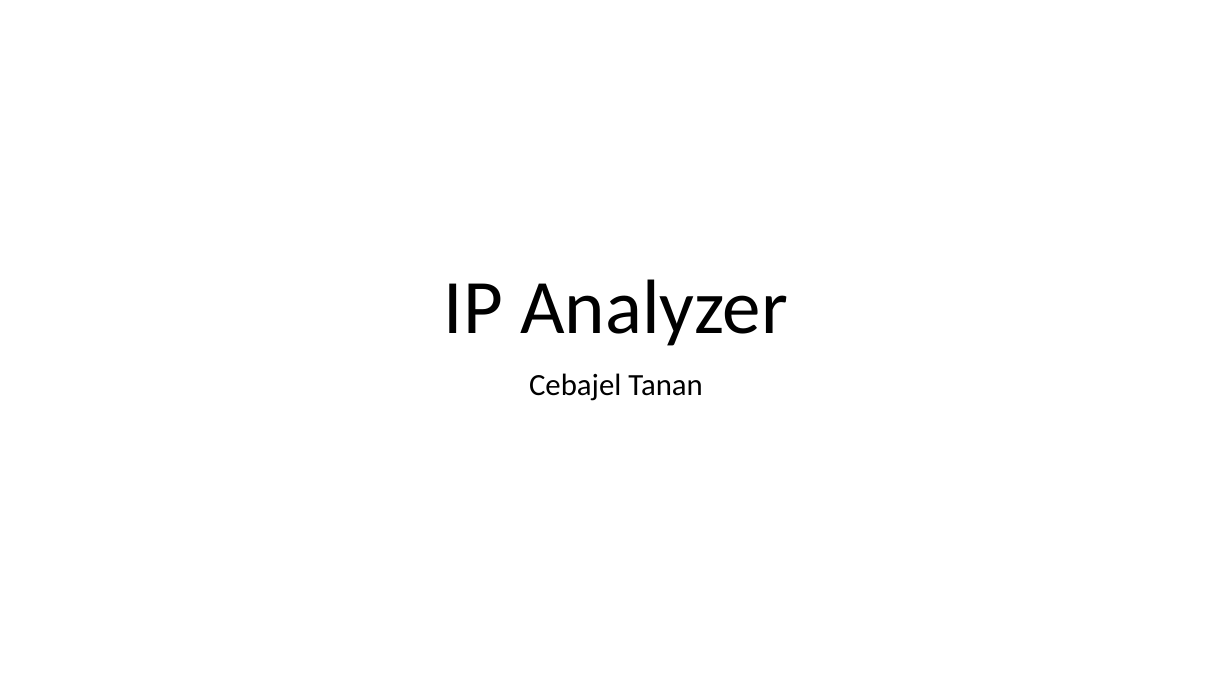
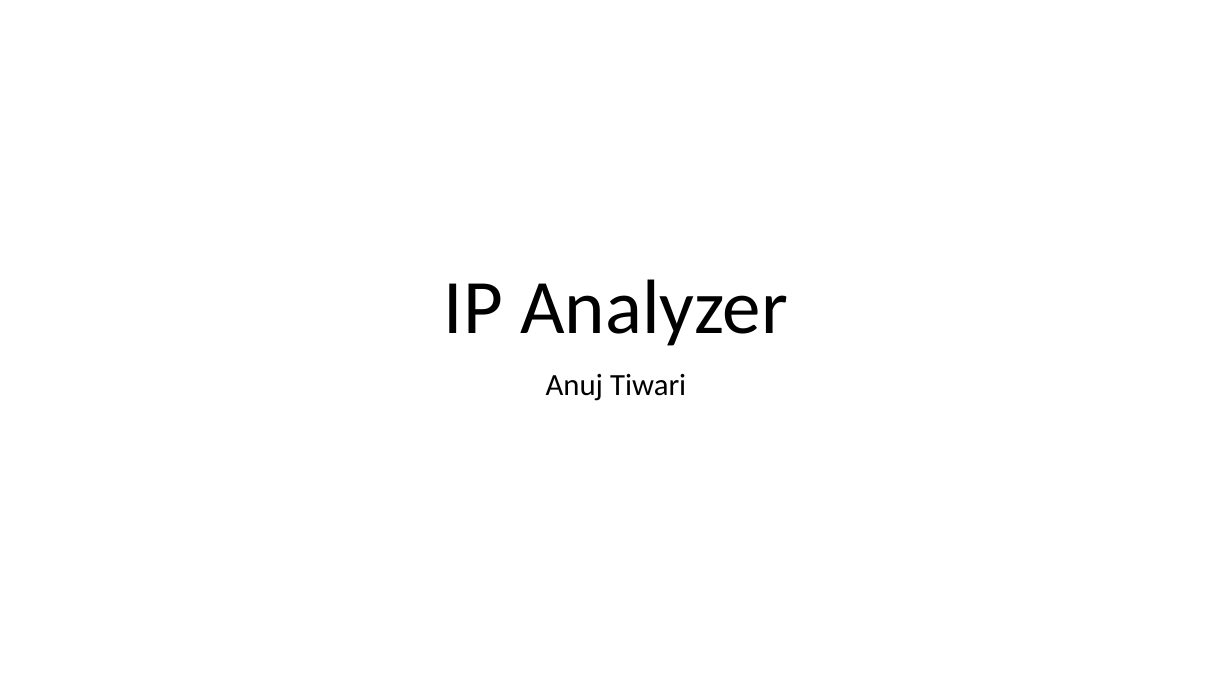
Before and after one commit to anujjtiwari/IP_Analyzer, a slide deck: slide 1 of docs/IP_analyser.pptx. Drawn at 1232x693 pixels with LibreOffice and Linux fonts; fonts in the diff are those of the drawing. Boxes give left, top, right and bottom in pixels: in the first picture for what was removed or moved away, otherwise in the second. Text is boxed around its words. In the diff, an @@ line names an element or a change of style, - is before the commit and + after.

Commit message:
Changes in pptx

```diff
--- a/docs/IP_analyser.pptx
+++ b/docs/IP_analyser.pptx
@@ subtitle at [546, 374, 686, 401]: text changed @@
-Cebajel Tanan
+Anuj Tiwari
```
